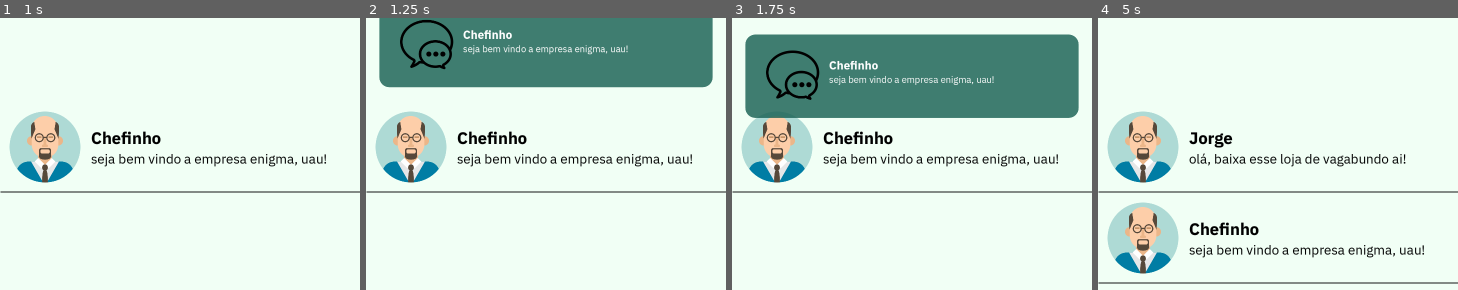
Above: before the commit, frames 1-4 (left to right).
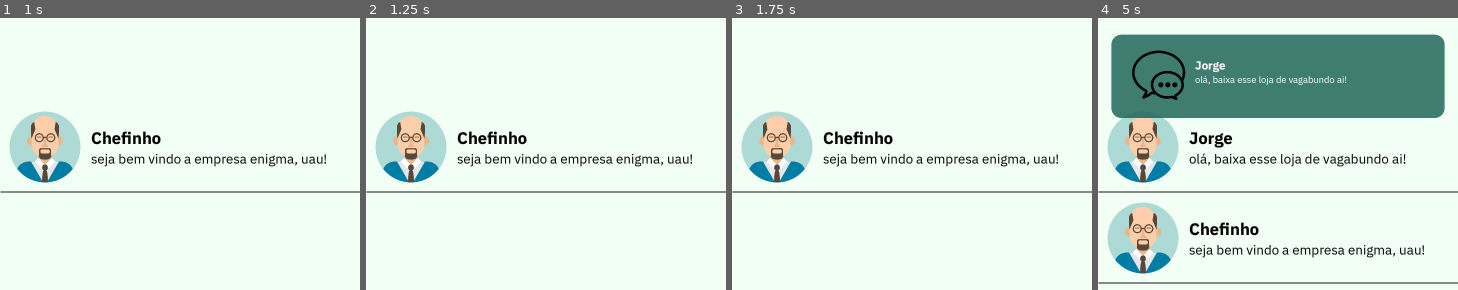
Above: after the commit, the same moments.

Repository: StudioENIGMA/ProjectENIGMA
Game: Godot game, scene res://scenes/main.tscn
Two runs of this game, one before a commit and one after it. Both use one fixed random seed, a clock stepped at 60 frames per second and the inputs below.
Inputs (mouse positions are in pixels of both pictures, inside the frame that each line leads up to):
- Up to frame 1 (1 s): click (36, 47) at 0.5 s, where only the run after the commit has a clickable "< --"
- Up to frame 2 (1.25 s): no input
- Up to frame 3 (1.75 s): click (768, 47) at 1.25 s, where only the run after the commit has a clickable "< --"
- Up to frame 4 (5 s): click (1134, 47) at 2 s, where only the run after the commit has a clickable "< --"; tap Enter at 3.5 s

Frame 1 is identical in both runs. In frame 2, 24% of the frame differs, in the area x 3-97%, y 0-26%; in frame 3, 28%; in frame 4, 28%, in the area x 3-97%, y 5-37%.

Commit message:
feat: add messages chat part of messages app

Diff:
--- a/project.godot
+++ b/project.godot
@@ -18,6 +18,7 @@
 [autoload]
 
 EventBus="*res://scripts/event_bus.gd"
+OpenChatSingleton="*res://scripts/open_chat_singleton.gd"
 
 [display]
 
--- a/scenes/conversation_row.tscn
+++ b/scenes/conversation_row.tscn
@@ -17,6 +17,7 @@
 offset_right = 540.0
 offset_bottom = 159.0
 size_flags_horizontal = 3
+mouse_filter = 2
 theme_override_styles/panel = SubResource("StyleBoxFlat_2wsg6")
 script = ExtResource("1_2wsg6")
 
@@ -46,3 +47,10 @@
 theme_override_fonts/font = ExtResource("2_2huwx")
 theme_override_font_sizes/font_size = 40
 text = "Bom dia, como vai seu trabalho?"
+
+[node name="Button" type="Button" parent="."]
+modulate = Color(1, 1, 1, 0)
+self_modulate = Color(1, 1, 1, 0)
+layout_mode = 2
+
+[connection signal="pressed" from="Button" to="." method="_on_button_pressed"]
--- a/scenes/main.tscn
+++ b/scenes/main.tscn
@@ -11,6 +11,7 @@
 anchors_preset = 0
 offset_right = 40.0
 offset_bottom = 40.0
+mouse_filter = 2
 script = ExtResource("1_sugp2")
 
 [node name="messages_app" parent="Control" instance=ExtResource("1_0wfyh")]
@@ -22,6 +23,7 @@
 script = ExtResource("2_jyhfs")
 
 [node name="Timer" type="Timer" parent="Control/notifications_control"]
+wait_time = 2.0
 autostart = true
 
 [node name="Camera2D" type="Camera2D" parent="."]
--- a/scenes/messages_app.tscn
+++ b/scenes/messages_app.tscn
@@ -1,18 +1,20 @@
-[gd_scene load_steps=4 format=3 uid="uid://5qfjsihyrf6e"]
+[gd_scene load_steps=5 format=3 uid="uid://5qfjsihyrf6e"]
 
 [ext_resource type="PackedScene" uid="uid://bnk0fajss1ufl" path="res://scenes/messages_home.tscn" id="1_804dm"]
+[ext_resource type="Script" uid="uid://cx2n0tvkgpgho" path="res://scripts/messages_app.gd" id="1_jwkj7"]
 [ext_resource type="PackedScene" uid="uid://b2nkg5lcmsjeu" path="res://scenes/messages_chat.tscn" id="2_jwkj7"]
 
 [sub_resource type="CanvasTexture" id="CanvasTexture_b5iey"]
 
 [node name="messages_app" type="Node2D"]
+script = ExtResource("1_jwkj7")
 
 [node name="Background" type="Sprite2D" parent="."]
 modulate = Color(0.945098, 1, 0.960784, 1)
 scale = Vector2(1080, 2400)
 texture = SubResource("CanvasTexture_b5iey")
 
+[node name="messages_chat" parent="." instance=ExtResource("2_jwkj7")]
+
 [node name="messages_home" parent="." instance=ExtResource("1_804dm")]
 position = Vector2(0, -2)
-
-[node name="messages_chat" parent="." instance=ExtResource("2_jwkj7")]
--- a/scenes/messages_chat.tscn
+++ b/scenes/messages_chat.tscn
@@ -1,3 +1,33 @@
-[gd_scene format=3 uid="uid://b2nkg5lcmsjeu"]
+[gd_scene load_steps=3 format=3 uid="uid://b2nkg5lcmsjeu"]
+
+[ext_resource type="FontFile" uid="uid://cwojsg0irciae" path="res://assets/fonts/IBMPlexSans-Bold.ttf" id="2_s3mx7"]
+
+[sub_resource type="StyleBoxFlat" id="StyleBoxFlat_qqu0a"]
+bg_color = Color(0.6, 0.6, 0.6, 0)
 
 [node name="messages_chat" type="Node2D"]
+
+[node name="ScrollContainer" type="ScrollContainer" parent="."]
+offset_left = -540.0
+offset_top = -926.0
+offset_right = 539.0
+offset_bottom = 910.0
+
+[node name="VBoxContainer2" type="VBoxContainer" parent="ScrollContainer"]
+custom_minimum_size = Vector2(1080, 0)
+layout_mode = 2
+size_flags_horizontal = 3
+size_flags_vertical = 3
+mouse_filter = 2
+theme_override_constants/separation = 18
+
+[node name="Button" type="Button" parent="."]
+offset_left = -507.0
+offset_top = -1163.0
+offset_right = -350.0
+offset_bottom = -1060.0
+theme_override_colors/font_color = Color(0, 0, 0, 1)
+theme_override_fonts/font = ExtResource("2_s3mx7")
+theme_override_font_sizes/font_size = 60
+theme_override_styles/normal = SubResource("StyleBoxFlat_qqu0a")
+text = "< --"
--- a/scenes/messages_home.tscn
+++ b/scenes/messages_home.tscn
@@ -1,9 +1,16 @@
-[gd_scene load_steps=2 format=3 uid="uid://bnk0fajss1ufl"]
+[gd_scene load_steps=3 format=3 uid="uid://bnk0fajss1ufl"]
 
 [ext_resource type="Script" uid="uid://ltdll0v45aen" path="res://scripts/messages_home.gd" id="1_x8unq"]
 
+[sub_resource type="CanvasTexture" id="CanvasTexture_ls8ag"]
+
 [node name="messages_home" type="Node2D"]
 script = ExtResource("1_x8unq")
+
+[node name="Background" type="Sprite2D" parent="."]
+modulate = Color(0.945098, 1, 0.960784, 1)
+scale = Vector2(1080, 2400)
+texture = SubResource("CanvasTexture_ls8ag")
 
 [node name="ScrollContainer" type="ScrollContainer" parent="."]
 custom_minimum_size = Vector2(1080, 0)
@@ -11,10 +18,12 @@
 offset_top = -945.0
 offset_right = 541.0
 offset_bottom = 1201.0
+mouse_filter = 2
 
 [node name="VBoxContainer" type="VBoxContainer" parent="ScrollContainer"]
 custom_minimum_size = Vector2(1080, 0)
 layout_mode = 2
 size_flags_horizontal = 3
 size_flags_vertical = 3
+mouse_filter = 2
 theme_override_constants/separation = 3
--- a/scenes/notification_popup.tscn
+++ b/scenes/notification_popup.tscn
@@ -73,7 +73,7 @@
 offset_bottom = -951.0
 theme_override_fonts/font = ExtResource("1_y4pw6")
 theme_override_font_sizes/font_size = 28
-text = "Olá, seja bem vindo à Enigma, putinha!"
+text = "Olá, seja bem vindo à Enigma!"
 
 [node name="title" type="Label" parent="notification"]
 offset_left = -249.0
--- a/scripts/control.gd
+++ b/scripts/control.gd
@@ -14,6 +14,7 @@
 	EventBus.send_notification.emit("testee", "Chefinho")
 
 
+
 # Called every frame. 'delta' is the elapsed time since the previous frame.
 func _process(delta: float) -> void:
 	pass
--- a/scripts/conversation_row.gd
+++ b/scripts/conversation_row.gd
@@ -3,8 +3,14 @@
 @onready var contact_label : Label = $HBoxContainer/VBoxContainer/name
 @onready var message_label : Label = $HBoxContainer/VBoxContainer/message
 @onready var avatar_texture : TextureRect = $HBoxContainer/TextureRect
+@onready var conversation_data : Dictionary
 
-func setup(contact_name : String, last_message : String, avatar_picture : String):
-	contact_label.text = contact_name
-	message_label.text = last_message
-	avatar_texture.texture = load(avatar_picture)
+func setup(conversation_data : Dictionary):
+	self.conversation_data = conversation_data
+
+	contact_label.text = conversation_data["name"]
+	message_label.text = conversation_data["messages"].back()["message"]
+	avatar_texture.texture = load(conversation_data["photo"])
+
+func _on_button_pressed() -> void:
+	OpenChatSingleton.open_chat.emit(conversation_data)
--- /dev/null
+++ b/scripts/messages_app.gd
@@ -0,0 +1,47 @@
+extends Node2D
+
+const MY_MESSAGE = preload("res://scenes/my_message.tscn")
+const OTHERS_MESSAGE = preload("res://scenes/others_message.tscn")
+
+@onready var home = $messages_home
+@onready var chat = $messages_chat
+@onready var chat_box = $messages_chat/ScrollContainer/VBoxContainer2
+@onready var return_button : Button = $messages_chat/Button
+@onready var current_contact : String
+
+func _ready() -> void:
+	OpenChatSingleton.open_chat.connect(_on_open_chat)
+	EventBus.send_message.connect(_on_send_message)
+	return_button.pressed.connect(_on_return_button_pressed)
+
+func _on_return_button_pressed():
+	home.visible = true
+
+func _on_open_chat(conversation_data : Dictionary):
+	current_contact = conversation_data["name"]
+
+	# update chat data
+	for node in chat_box.get_children():
+		node.queue_free()
+
+	for message in conversation_data["messages"]:
+		var message_instance
+
+		if message.sender == "me":
+			message_instance = MY_MESSAGE.instantiate()
+		else:
+			message_instance = OTHERS_MESSAGE.instantiate()
+
+		chat_box.add_child(message_instance)
+		message_instance.setup(message.message)
+
+	# Hide Home
+	home.visible = false
+
+func _on_send_message(name : String, message : String, time : int):
+	if name != current_contact:
+		return
+
+	var message_instance = OTHERS_MESSAGE.instantiate()
+	chat_box.add_child(message_instance)
+	message_instance.setup(message)
--- a/scripts/messages_home.gd
+++ b/scripts/messages_home.gd
@@ -26,9 +26,9 @@
 	if index == -1:
 		var conversation_instance = CONVERSATION_ROW_SCENE.instantiate()
 		conversation_rows.add_child(conversation_instance)
-		conversation_instance.setup(conversation_data[0]["name"], conversation_data[0]["messages"].back()["message"], conversation_data[0]["photo"])
+		conversation_instance.setup(conversation_data[0])
 		conversation_rows.move_child(conversation_instance, 0)
 	else:
 		var conversation_instance = conversation_rows.get_child(index)
-		conversation_instance.setup(conversation_data[0]["name"], conversation_data[0]["messages"].back()["message"], conversation_data[0]["photo"])
+		conversation_instance.setup(conversation_data[0])
 		conversation_rows.move_child(conversation_instance, 0)
--- /dev/null
+++ b/scripts/open_chat_singleton.gd
@@ -0,0 +1,3 @@
+extends Node
+
+signal open_chat(conversation_data : Dictionary)
Not shown, added: scripts/messages_app.gd.uid
Not shown, added: scripts/open_chat_singleton.gd.uid
